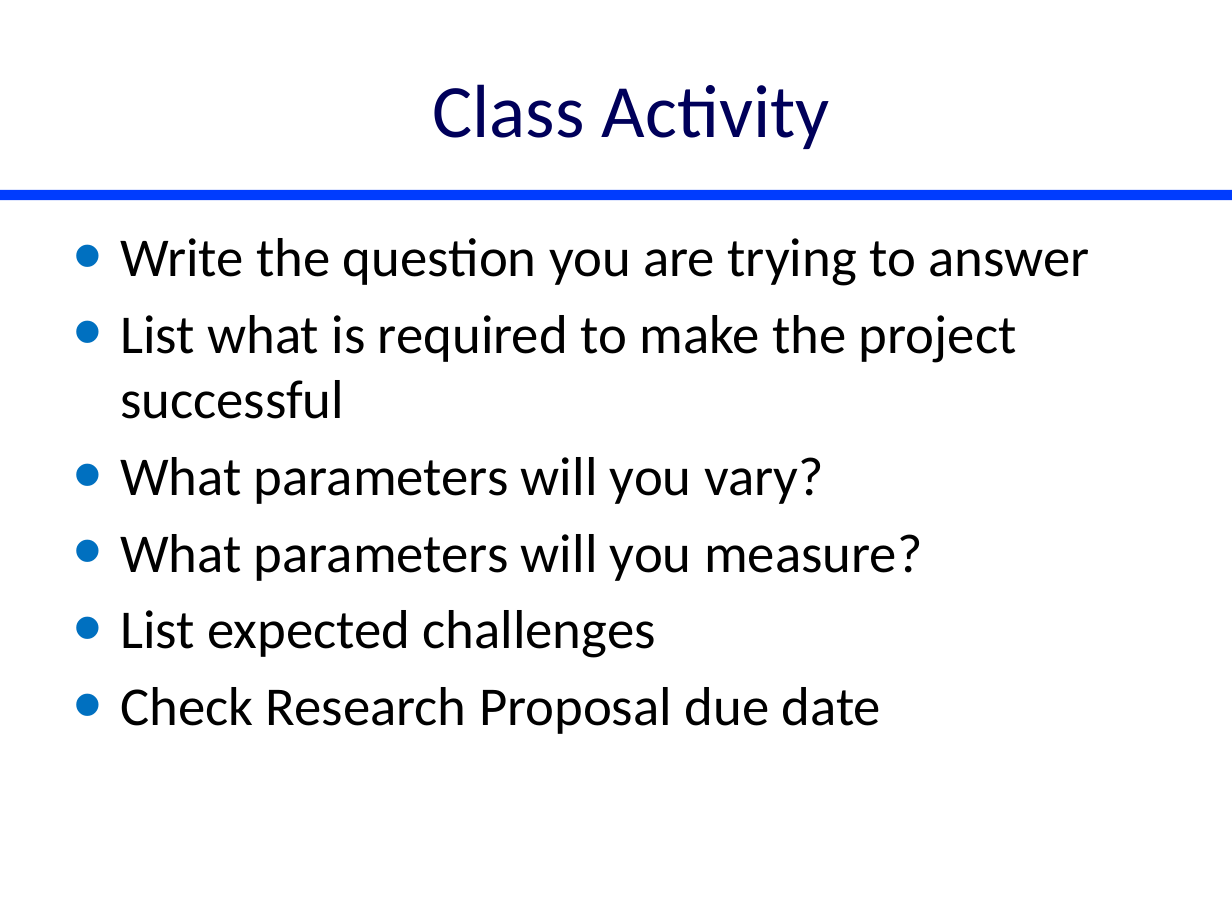
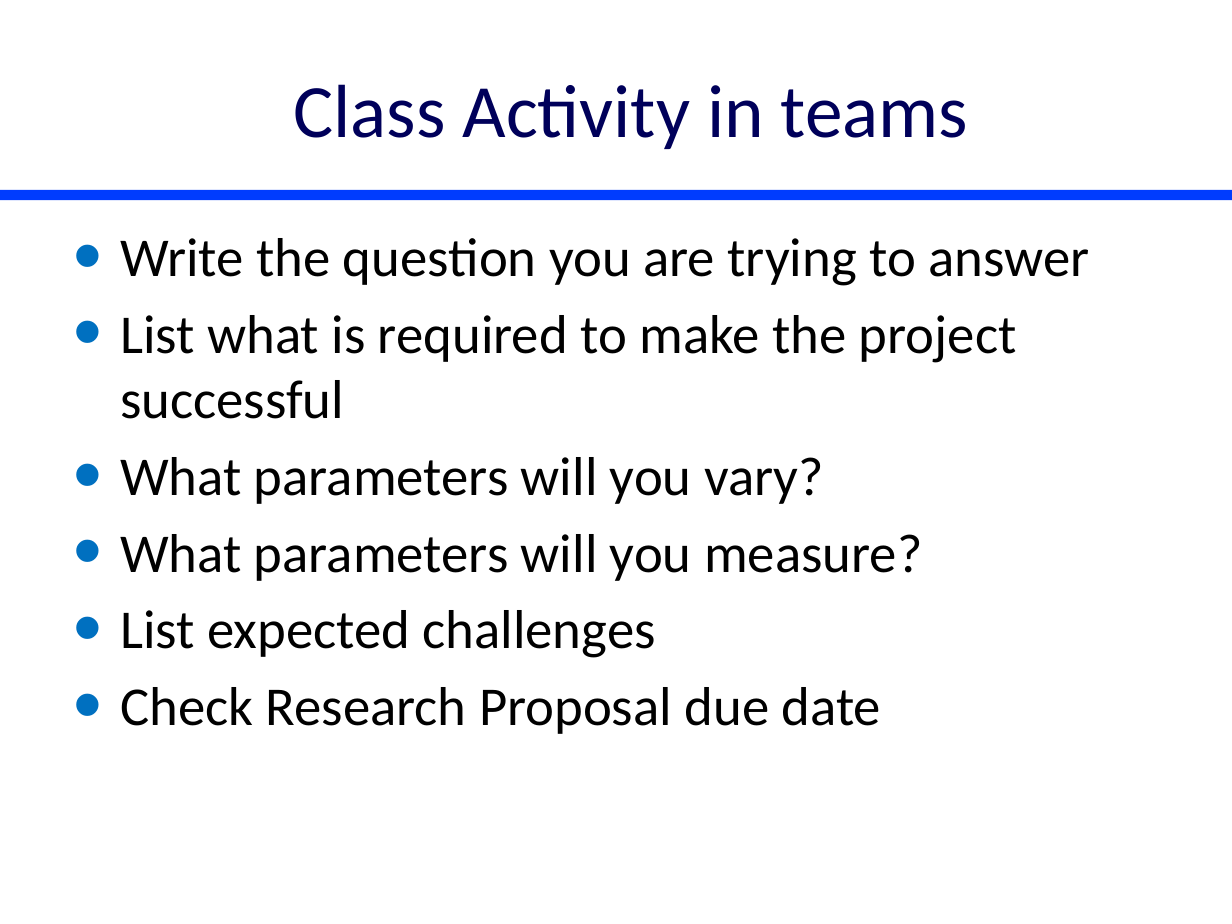
Before and after one commit to monroews/CEE4530, a slide deck: slide 11 of website/pptx/Project_Ideas.pptx (slide 7 before the commit). Drawn at 1232x924 pixels with LibreOffice and Linux fonts; fonts in the diff are those of the drawing. Boxes give left, top, right and bottom in pixels: in the first picture for what was removed or moved away, otherwise in the second. Text is boxed around its words. In the diff, an @@ line names an element or a change of style, - is before the commit and + after.

```diff
--- a/website/pptx/Project_Ideas.pptx
+++ b/website/pptx/Project_Ideas.pptx
@@ title at bbox=[293, 84, 968, 149]: text changed @@
-Class Activity
+Class Activity in teams
```
Also in this commit, not shown: 6 other slides changed, 4 slides added.
